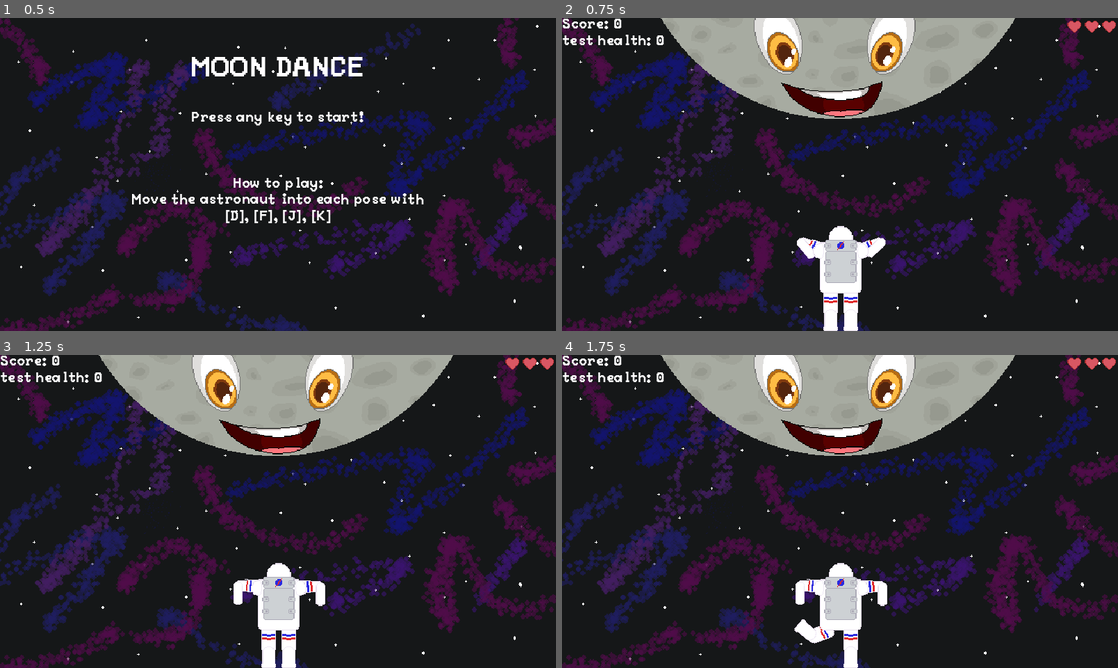
Above: before the commit, frames 1-4 (two rows, left to right).
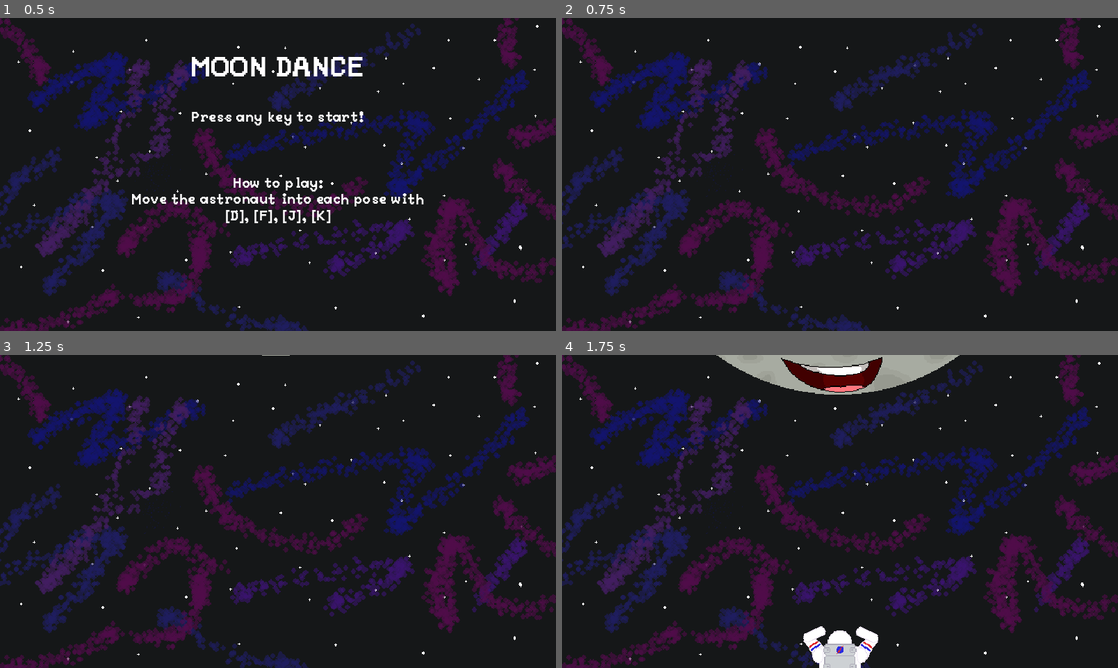
Above: after the commit, the same moments.

Repository: ADON15c/GGJ-2024
Game: Godot game, scene res://Scenes/Main/Main.tscn
The game is run twice, just before and just after one commit, with the same random seed, the same clock (stepped at 60 frames per second) and the same inputs.
Inputs:
- Up to frame 1 (0.5 s): no input
- Up to frame 2 (0.75 s): tap Enter at 0.5 s; hold D from 0.53 s (still down); tap F at 0.6 s
- Up to frame 3 (1.25 s): keep holding D
- Up to frame 4 (1.75 s): tap Space at 1.25 s; release D at 1.28 s; tap J at 1.35 s

Frame 1 is identical in both runs. In frame 2, 17% of the frame differs, in the area x 0-100%, y 0-100%; in frame 3, 18%; in frame 4, 17%.

Commit message:
Added intro animation

Diff:
--- a/Scenes/Game/Game.tscn
+++ b/Scenes/Game/Game.tscn
@@ -80,7 +80,7 @@
 
 [node name="Astronaut" parent="." instance=ExtResource("3_1lj40")]
 z_index = 3
-position = Vector2(321, 301)
+position = Vector2(320, 300)
 
 [connection signal="pose_failure" from="QuickTimePlayer" to="Score" method="_on_fail"]
 [connection signal="pose_success" from="QuickTimePlayer" to="Score" method="_on_success"]
--- /dev/null
+++ b/Scenes/Intro/Intro.gd
@@ -0,0 +1,10 @@
+extends Node2D
+
+@onready var player : AnimationPlayer = $AnimationPlayer
+
+func _ready():
+	player.animation_finished.connect(change_scene)
+
+func change_scene():
+	print("please")
+	get_tree().change_scene_to_file("res://Scenes/Game/Game.tscn")
--- /dev/null
+++ b/Scenes/Intro/Intro.tscn
@@ -0,0 +1,116 @@
+[gd_scene load_steps=12 format=3 uid="uid://dwpg8a0x3yw0"]
+
+[ext_resource type="Texture2D" uid="uid://bff05m2r8vib5" path="res://Assets/Sprites/Background.png" id="1_7i46s"]
+[ext_resource type="Script" path="res://Scenes/Intro/Intro.gd" id="1_v04y7"]
+[ext_resource type="Texture2D" uid="uid://dre87dgyc3eto" path="res://Assets/Sprites/Moon.png" id="2_js58i"]
+[ext_resource type="PackedScene" uid="uid://c6gfch3ytf4u5" path="res://Scenes/Astronaut/Astronaut.tscn" id="3_4kvbu"]
+
+[sub_resource type="AtlasTexture" id="AtlasTexture_t2rij"]
+atlas = ExtResource("2_js58i")
+region = Rect2(0, 0, 640, 360)
+
+[sub_resource type="AtlasTexture" id="AtlasTexture_hsaby"]
+atlas = ExtResource("2_js58i")
+region = Rect2(640, 0, 640, 360)
+
+[sub_resource type="AtlasTexture" id="AtlasTexture_o0e1m"]
+atlas = ExtResource("2_js58i")
+region = Rect2(1280, 0, 640, 360)
+
+[sub_resource type="AtlasTexture" id="AtlasTexture_lg2ur"]
+atlas = ExtResource("2_js58i")
+region = Rect2(1920, 0, 640, 360)
+
+[sub_resource type="SpriteFrames" id="SpriteFrames_4nxwe"]
+animations = [{
+"frames": [{
+"duration": 1.0,
+"texture": SubResource("AtlasTexture_t2rij")
+}, {
+"duration": 1.0,
+"texture": SubResource("AtlasTexture_hsaby")
+}, {
+"duration": 1.0,
+"texture": SubResource("AtlasTexture_o0e1m")
+}, {
+"duration": 1.0,
+"texture": SubResource("AtlasTexture_lg2ur")
+}],
+"loop": true,
+"name": &"default",
+"speed": 5.0
+}, {
+"frames": [],
+"loop": true,
+"name": &"new_animation",
+"speed": 5.0
+}]
+
+[sub_resource type="Animation" id="Animation_jliya"]
+resource_name = "Intro"
+length = 2.5
+tracks/0/type = "value"
+tracks/0/imported = false
+tracks/0/enabled = true
+tracks/0/path = NodePath("Astronaut:position")
+tracks/0/interp = 1
+tracks/0/loop_wrap = true
+tracks/0/keys = {
+"times": PackedFloat32Array(0, 2),
+"transitions": PackedFloat32Array(1, 1),
+"update": 0,
+"values": [Vector2(320, 500), Vector2(320, 300)]
+}
+tracks/1/type = "value"
+tracks/1/imported = false
+tracks/1/enabled = true
+tracks/1/path = NodePath("Moon:position")
+tracks/1/interp = 1
+tracks/1/loop_wrap = true
+tracks/1/keys = {
+"times": PackedFloat32Array(0, 2),
+"transitions": PackedFloat32Array(1, 1),
+"update": 0,
+"values": [Vector2(320, 0), Vector2(320, 180)]
+}
+tracks/2/type = "method"
+tracks/2/imported = false
+tracks/2/enabled = true
+tracks/2/path = NodePath(".")
+tracks/2/interp = 1
+tracks/2/loop_wrap = true
+tracks/2/keys = {
+"times": PackedFloat32Array(2.5),
+"transitions": PackedFloat32Array(1),
+"values": [{
+"args": [],
+"method": &"change_scene"
+}]
+}
+
+[sub_resource type="AnimationLibrary" id="AnimationLibrary_1hv01"]
+_data = {
+"Intro": SubResource("Animation_jliya")
+}
+
+[node name="Intro" type="Node2D"]
+script = ExtResource("1_v04y7")
+
+[node name="Space" type="Sprite2D" parent="."]
+z_index = -100
+position = Vector2(320, 180)
+texture = ExtResource("1_7i46s")
+
+[node name="Moon" type="AnimatedSprite2D" parent="."]
+position = Vector2(320, 180)
+sprite_frames = SubResource("SpriteFrames_4nxwe")
+
+[node name="Astronaut" parent="." instance=ExtResource("3_4kvbu")]
+z_index = 3
+position = Vector2(320, 300)
+
+[node name="AnimationPlayer" type="AnimationPlayer" parent="."]
+libraries = {
+"": SubResource("AnimationLibrary_1hv01")
+}
+autoplay = "Intro"
--- a/Scenes/Main/Main.gd
+++ b/Scenes/Main/Main.gd
@@ -3,4 +3,4 @@
 
 func _input(event):
 	if event is InputEventKey and event.is_pressed():
-		get_tree().change_scene_to_file("res://Scenes/Game/Game.tscn")
+		get_tree().change_scene_to_file("res://Scenes/Intro/Intro.tscn")
